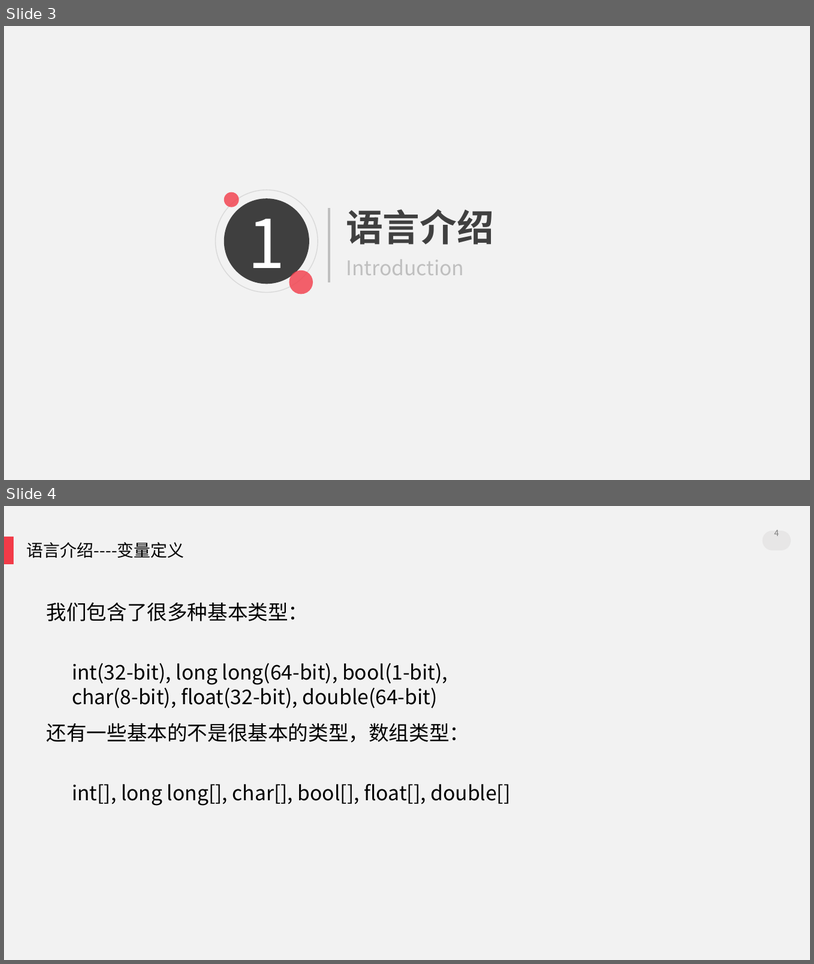
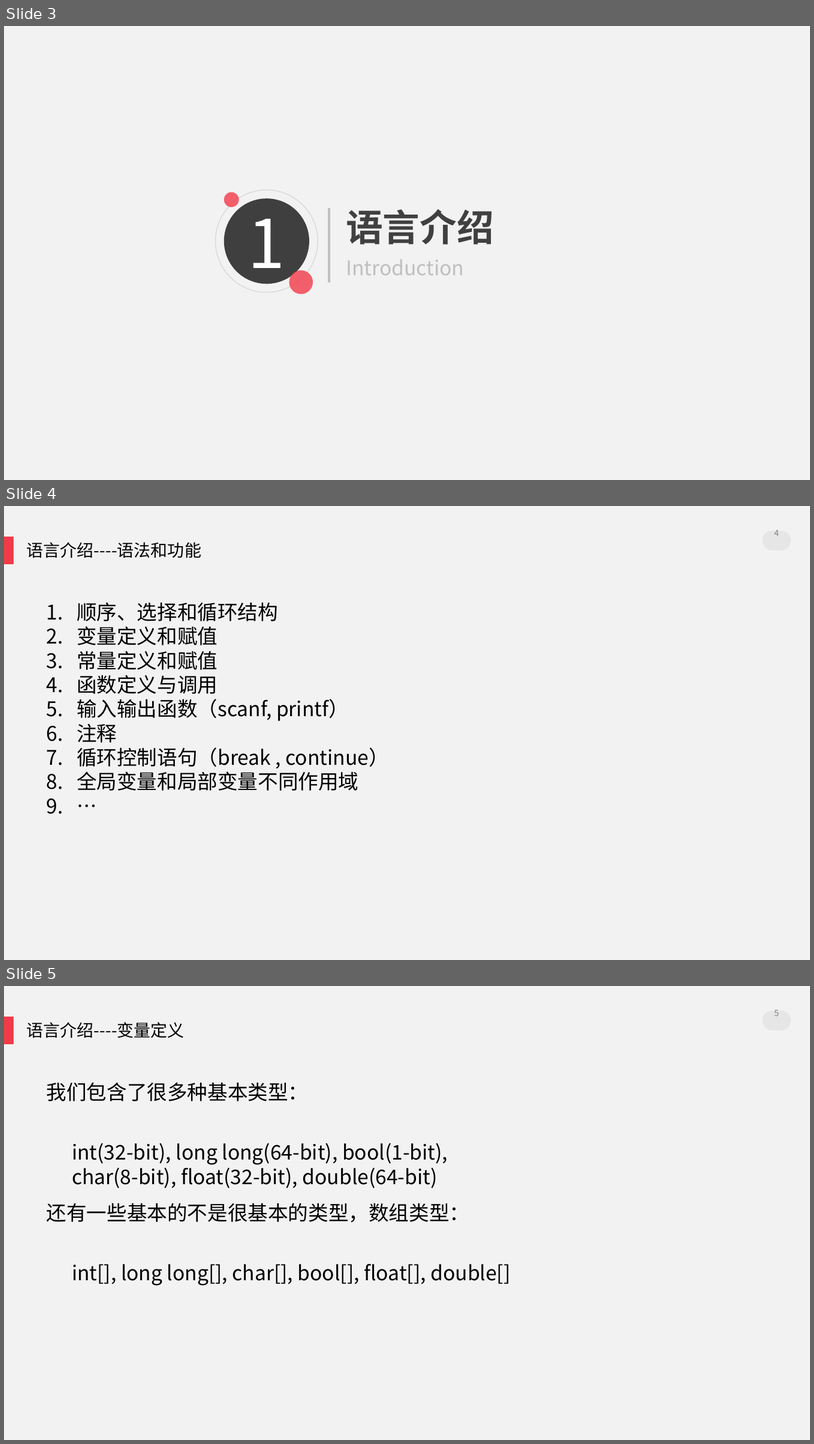
Before and after one commit to Skyminers/SkyCompiler, a slide deck: doc/SkyCompiler.pptx. Shown one above the other, each under a label of ours: slides 3 and 4 before the commit, slides 3, 4 and 5 after it. The pictures are 814x964 and 814x1444 pixels, drawn with LibreOffice and Linux fonts; fonts in the diff are those of the drawing. Boxes give left, top, right and bottom in pixels: in the first picture for what was removed or moved away, otherwise in the second. Text is boxed around its words. In the diff, an @@ line names an element or a change of style, - is before the commit and + after.

```diff
--- a/doc/SkyCompiler.pptx
+++ b/doc/SkyCompiler.pptx
@@ slide 4 added at [4, 506, 810, 960], background #F2F2F2; not listed: 2 template elements that a slide beside it also shows @@
@@ page number added at [774, 530, 779, 536], 10 pt, text #808080 @@
+4
@@ text added at [27, 542, 201, 558], 20 pt, text #000000 @@
+语言介绍----语法和功能
@@ text added at [77, 602, 389, 790], 24 pt, text #000000 @@
+1. 顺序、选择和循环结构
+2. 变量定义和赋值
+3. 常量定义和赋值
+4. 函数定义与调用
+5. 输入输出函数（scanf, printf）
+6. 注释
+7. 循环控制语句（break , continue）
+8. 全局变量和局部变量不同作用域
+9. …
@@ what was slide 4 is now slide 5 @@
@@ page number at [774, 1010, 779, 1016]: text changed @@
-4
+5
```
Also in this commit, not shown: 8 slides changed, 7 other slides added.
